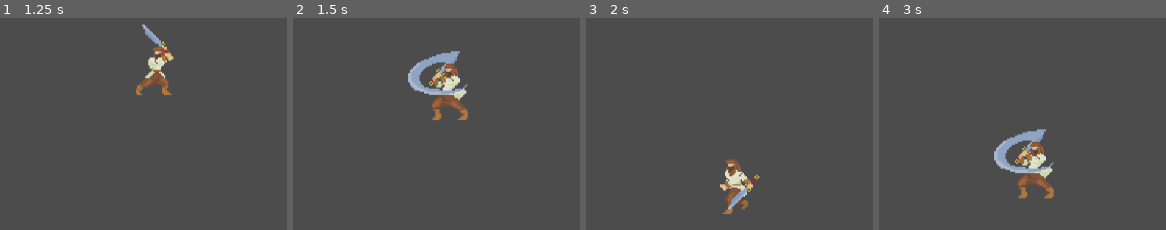
Above: before the commit, frames 1-4 (left to right).
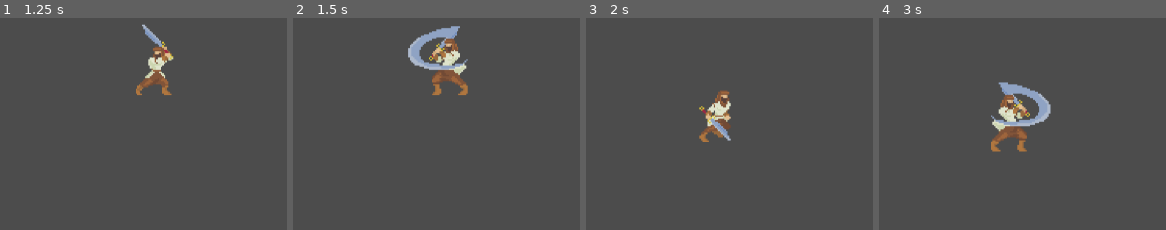
Above: after the commit, the same moments.

Repository: Russdaddy/battler
Game: Godot game, scene res://main.tscn
The game is run twice, just before and just after one commit, with the same random seed, the same clock (stepped at 60 frames per second) and the same inputs.
Inputs:
- Up to frame 1 (1.25 s): hold Right (ui_right) from 0.53 s (still down); hold Space (charge) from 0.53 s (still down)
- Up to frame 2 (1.5 s): tap Enter at 1.25 s; release Right (ui_right) at 1.28 s; release Space (charge) at 1.28 s; hold Down (ui_down) from 1.28 s (still down); tap Space (charge) at 1.35 s
- Up to frame 3 (2 s): keep holding Down (ui_down)
- Up to frame 4 (3 s): release Down (ui_down) at 2.03 s; hold Right (ui_right) 2.03-2.78 s; hold Space (charge) 2.03-2.78 s; hold Up (ui_up) from 2.78 s (still down); tap Space (charge) at 2.85 s

Frame 1 is identical in both runs. In frame 2, 5.0% of the frame differs, in the area x 40-61%, y 3-49%; in frame 3, 3.2%; in frame 4, 6.4%, in the area x 39-61%, y 30-86%.

Commit message:
player movement logic refactoring

Diff:
--- a/player.gd
+++ b/player.gd
@@ -7,7 +7,7 @@
 export (int) var speed = 300
 
 var velocity = Vector2()
-#one of idle,run,charge,attack
+#one of idle,charge,attack,run_left_,run_right
 var status:String = 'idle'
 var attackTimer = 0;
 
@@ -25,14 +25,18 @@
 	velocity = Vector2()
 	if Input.is_action_pressed('charge'):
 		status = 'charge'
-	else:
+	elif attackTimer == 0:
 		if Input.is_action_pressed('ui_right'):
+			status = 'run_right'
 			velocity.x +=1
 		if Input.is_action_pressed('ui_left'):
+			status = 'run_left'
 			velocity.x -=1
 		if Input.is_action_pressed('ui_down'):
+			status = "run_down"
 			velocity.y +=1
 		if Input.is_action_pressed('ui_up'):
+			status = "run_up"
 			velocity.y -=1
 		if !Input.is_action_pressed('ui_right') && !Input.is_action_pressed('ui_left') && !Input.is_action_pressed('ui_up') && !Input.is_action_pressed('ui_down') && status != 'attack':
 			status = 'idle'
--- a/playerAnimations.gd
+++ b/playerAnimations.gd
@@ -22,24 +22,35 @@
 		last_pressed = "left"
 	pass
 
-func _process(delta):
-	if get_node("..").status == "charge":
-		set_animation('charging')
-	elif get_node("..").status == "attack":
-		set_animation("attack")
-	elif Input.is_action_pressed('ui_right'):
+func handle_flipping():
+	set_animation("run")
+	if Input.is_action_pressed("ui_right"):
 		flip_h = true
-		set_animation('run')
-	elif Input.is_action_pressed('ui_left'):
+	elif Input.is_action_pressed("ui_left"):
 		flip_h = false
-		set_animation('run')
-	elif Input.is_action_pressed('ui_down'):
-		set_animation('run')
-	elif Input.is_action_pressed('ui_up'):
-		set_animation('run')
 	else:
 		flip_h = true if last_pressed == "right" else false
-		set_animation('default')
+
+func _process(delta):
+	match get_node("..").status:
+		"charge":
+			set_animation("charging")
+		"attack":
+			set_animation("attack")
+		"run_left":
+			flip_h = false
+			set_animation("run")
+		"run_right":
+			flip_h = true
+			set_animation("run")
+		"run_up":
+			handle_flipping()
+		"run_down":
+			handle_flipping()
+		"idle":
+			flip_h = true if last_pressed == "right" else false
+			set_animation('default')
+
 #	elif(!Input.is_action_pressed('ui_left') && !Input.is_action_pressed('ui_right')):
 #		flip_h = true if last_pressed == "right" else false
 #		set_animation('default')
